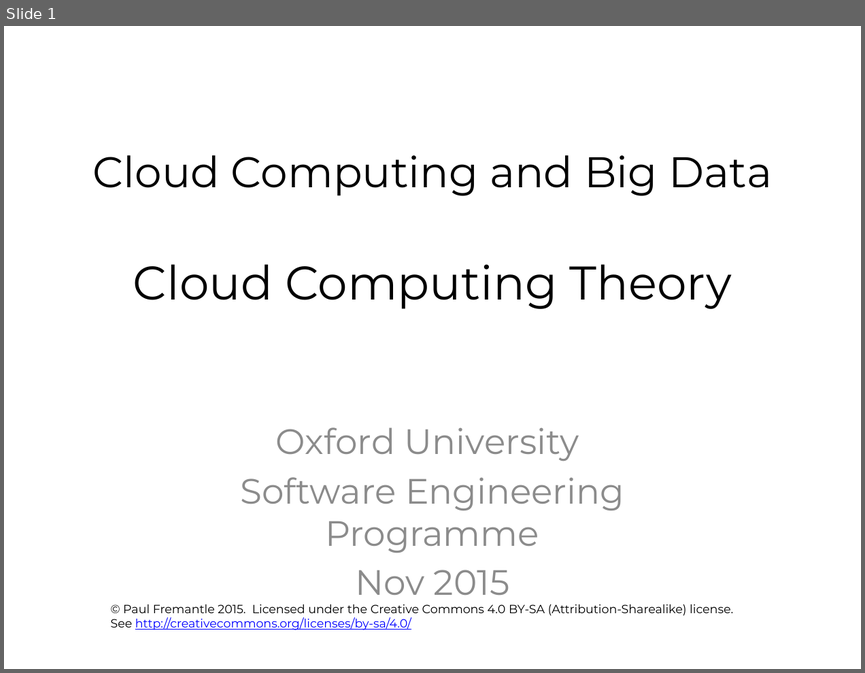
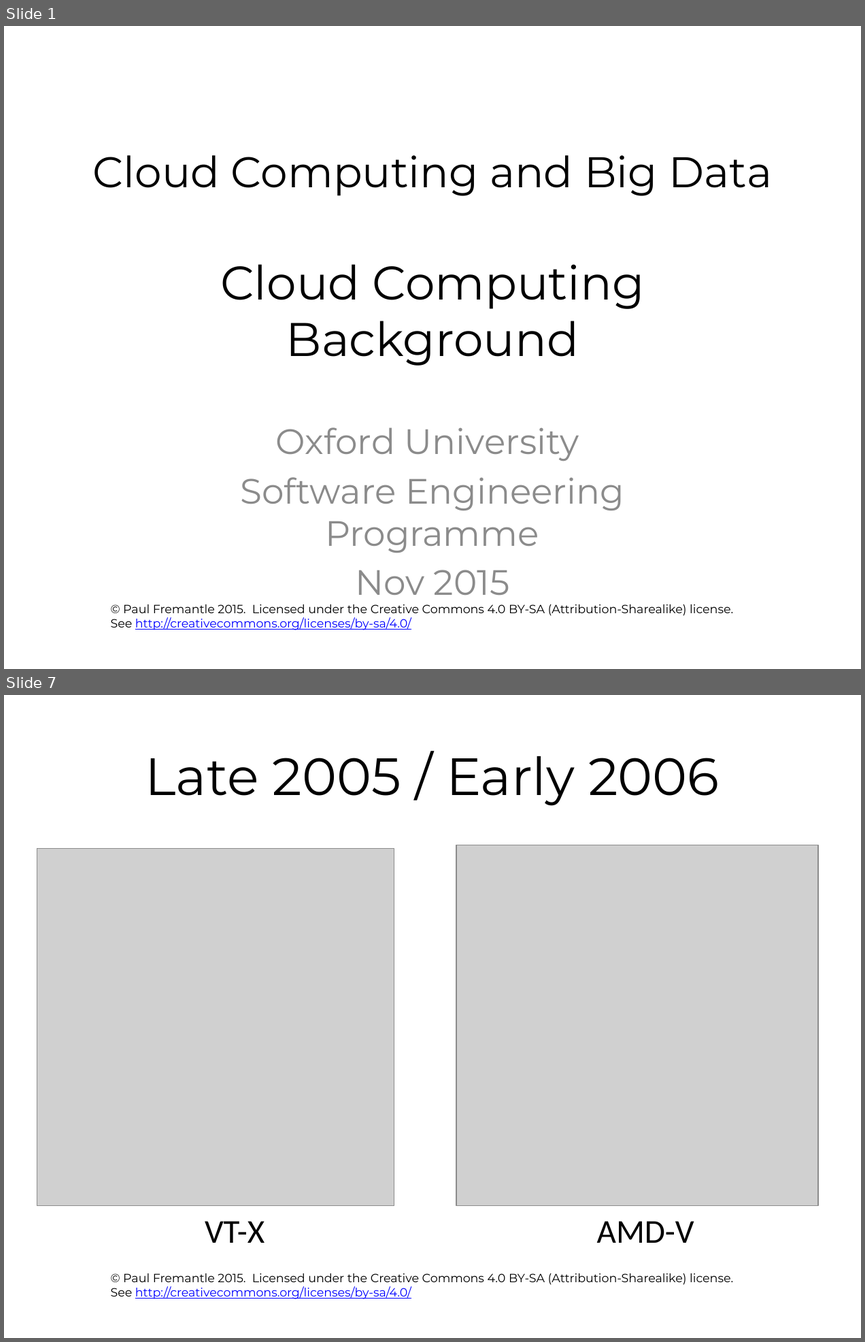
Before and after one commit to pzfreo/ox-clo, a slide deck: pres-source/03-cloud-computing-theory.pptx. Shown one above the other, each under a label of ours: slide 1 before the commit, slides 1 and 7 after it; the slides between them are not shown. The pictures are 865x673 and 865x1342 pixels, drawn with LibreOffice and Linux fonts; fonts in the diff are those of the drawing; grey boxes stand for pictures; background and template pictures are left out. Boxes give left, top, right and bottom in pixels: in the first picture for what was removed or moved away, otherwise in the second. Text is boxed around its words. In the diff, an @@ line names an element or a change of style, - is before the commit and + after.

```diff
--- a/pres-source/03-cloud-computing-theory.pptx
+++ b/pres-source/03-cloud-computing-theory.pptx
@@ slide 7 added at bbox=[4, 695, 861, 1338], background #FFFFFF; not listed: 1 template element that a slide beside it also shows @@
@@ title added at bbox=[145, 756, 719, 806], 44 pt, text #000000 @@
+Late 2005 / Early 2006
@@ picture added at bbox=[37, 849, 394, 1206] @@
@@ picture added at bbox=[456, 845, 818, 1205] @@
@@ text added at bbox=[205, 1221, 264, 1242], 28 pt, text #000000 @@
+VT-X
@@ text added at bbox=[597, 1221, 694, 1242], 28 pt, text #000000 @@
+AMD-V
@@ slide 1 changed as well @@
@@ title at bbox=[93, 155, 772, 365]: text changed @@
-Cloud Computing and Big Data
-Cloud Computing Theory
+Cloud Computing and Big Data
+Cloud Computing
+Background
```
Also in this commit, not shown: 1 other slide changed, 30 other slides added, 1 slide removed.
